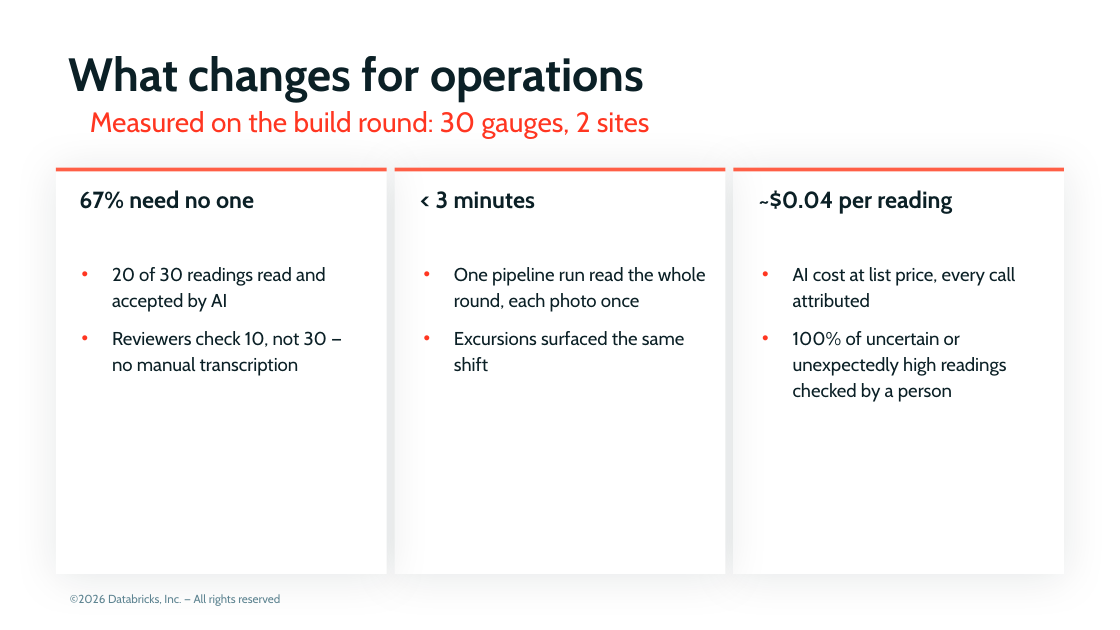
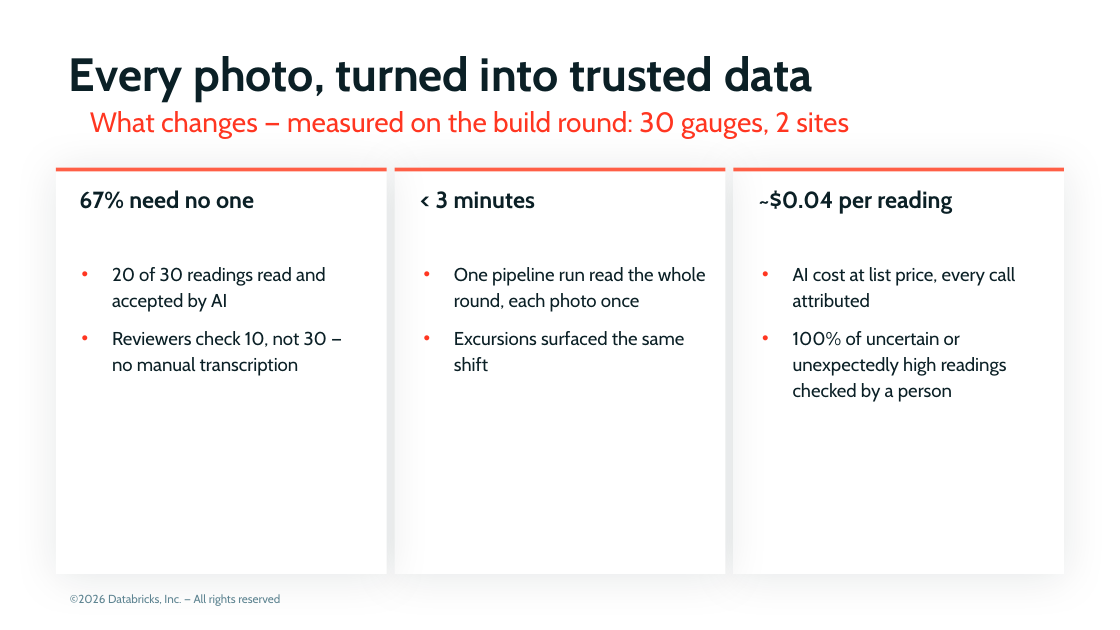
Before and after one commit to admitrewski/pressure-gauge-reader, a slide deck: slide 2 of deck/pressure-gauge-reader.pptx (slide 8 before the commit). Drawn at 1120x630 pixels with LibreOffice and Linux fonts; fonts in the diff are those of the drawing; background and template pictures are left out. Boxes give left, top, right and bottom in pixels: in the first picture for what was removed or moved away, otherwise in the second. Text is boxed around its words. In the diff, an @@ line names an element or a change of style, - is before the commit and + after.

```diff
--- a/deck/pressure-gauge-reader.pptx
+++ b/deck/pressure-gauge-reader.pptx
@@ title at bbox=[69, 56, 813, 102]: text changed @@
-What changes for operations
+Every photo, turned into trusted data
@@ text at bbox=[90, 111, 849, 138]: text changed @@
-Measured on the build round: 30 gauges, 2 sites
+What changes — measured on the build round: 30 gauges, 2 sites
```
Also in this commit, not shown: 3 other slides changed, 5 slides removed, 3 other files.
